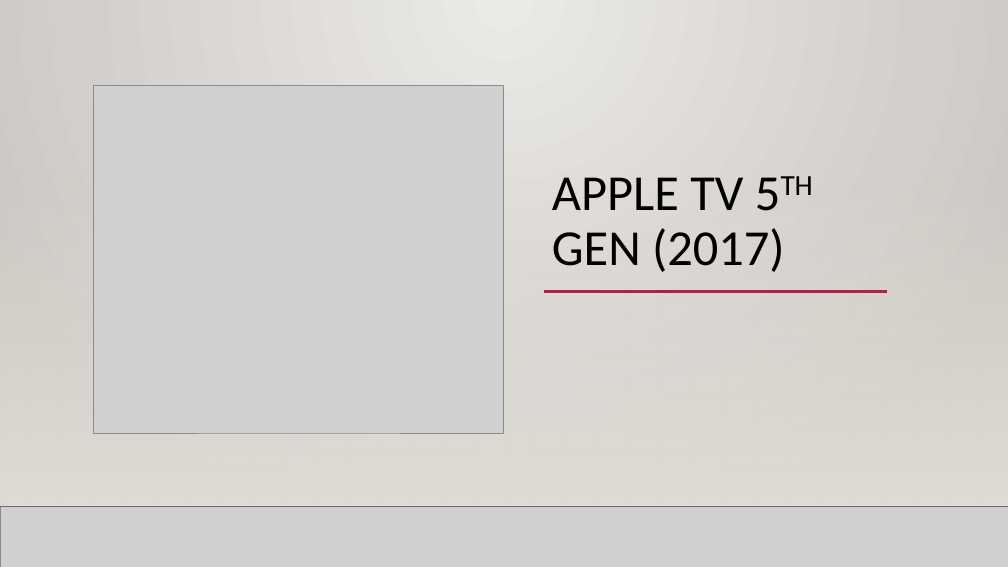
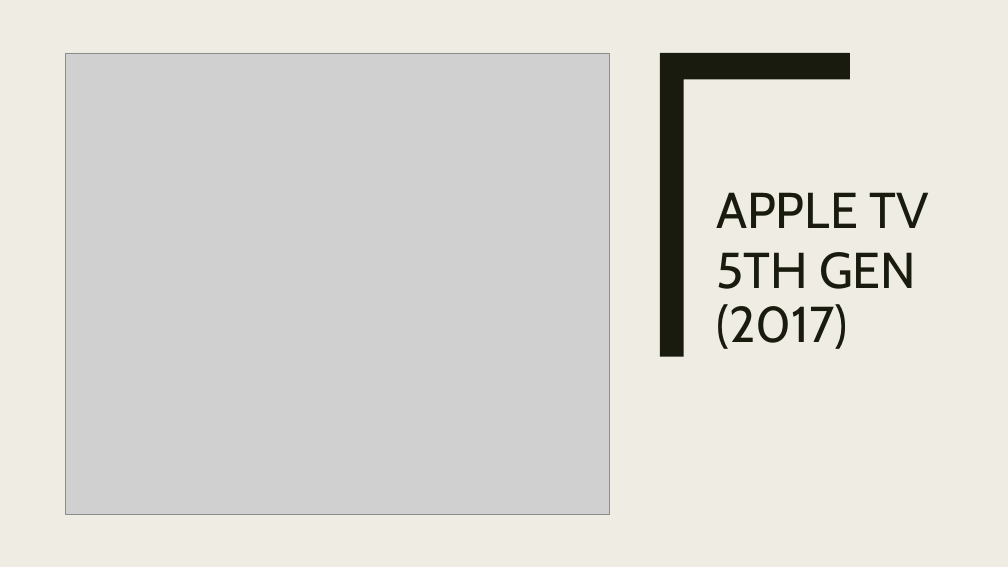
Before and after one commit to ThanhTurin/iOS-meetup-sg, a slide deck: slide 7 of Presentation.pptx (slide 9 before the commit). Drawn at 1008x567 pixels with LibreOffice and Linux fonts; fonts in the diff are those of the drawing; grey boxes stand for pictures; background and template pictures are left out. Boxes give left, top, right and bottom in pixels: in the first picture for what was removed or moved away, otherwise in the second. Text is boxed around its words. In the diff, an @@ line names an element or a change of style, - is before the commit and + after.

```diff
--- a/Presentation.pptx
+++ b/Presentation.pptx
@@ background gradient #ECEAE7 to #CAC7C1 to #EFEDE3 @@
@@ rectangle resized from (x1=0, y1=167, x2=1008, y2=507) to (x1=0, y1=0, x2=1008, y2=567) @@
@@ rectangle at (x1=0, y1=0, x2=1008, y2=567): fill gradient #DFDBD5 to #EFEDE3 @@
@@ rectangle removed at (x1=0, y1=0, x2=1008, y2=567) @@
@@ rectangle added at (x1=39, y1=0, x2=58, y2=567), fill #191B0E @@
@@ picture resized from (x1=94, y1=85, x2=504, y2=433) to (x1=66, y1=53, x2=610, y2=514) @@
@@ freeform shape added at (x1=660, y1=53, x2=850, y2=357), fill #191B0E @@
@@ rectangle removed at (x1=0, y1=167, x2=1008, y2=507) @@
@@ rectangle removed at (x1=0, y1=167, x2=1008, y2=507) @@
@@ text at (x1=716, y1=192, x2=928, y2=349): text changed; font Calibri to Cabin; text colour #000000 to #191B0E @@
-APPLE TV 5TH GEN (2017)
+APPLE TV
+5TH GEN (2017)
@@ line removed from (200, 292) to (914, 292) @@
@@ line removed from (544, 292) to (887, 292) @@
@@ line removed from (0, 507) to (1008, 507) @@
@@ line removed from (0, 507) to (1008, 507) @@
@@ picture removed at (x1=0, y1=507, x2=1008, y2=567) @@
@@ line removed from (0, 507) to (1008, 507) @@
```
Also in this commit, not shown: 12 other slides changed, 18 slides added, 10 slides removed.
